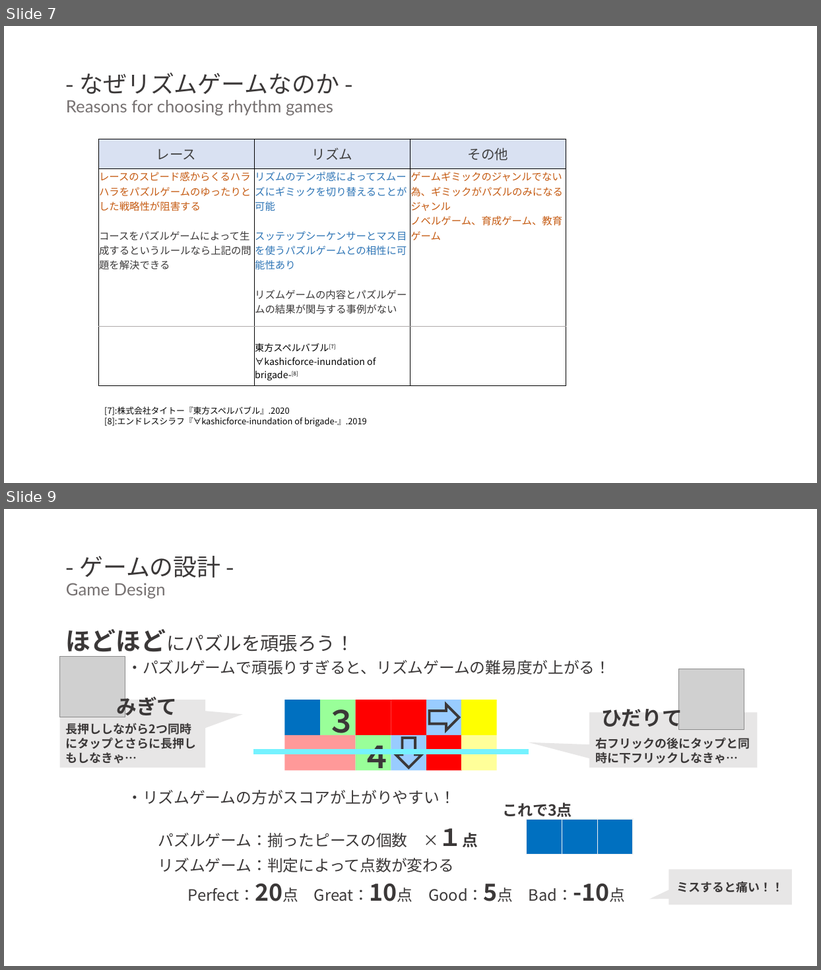
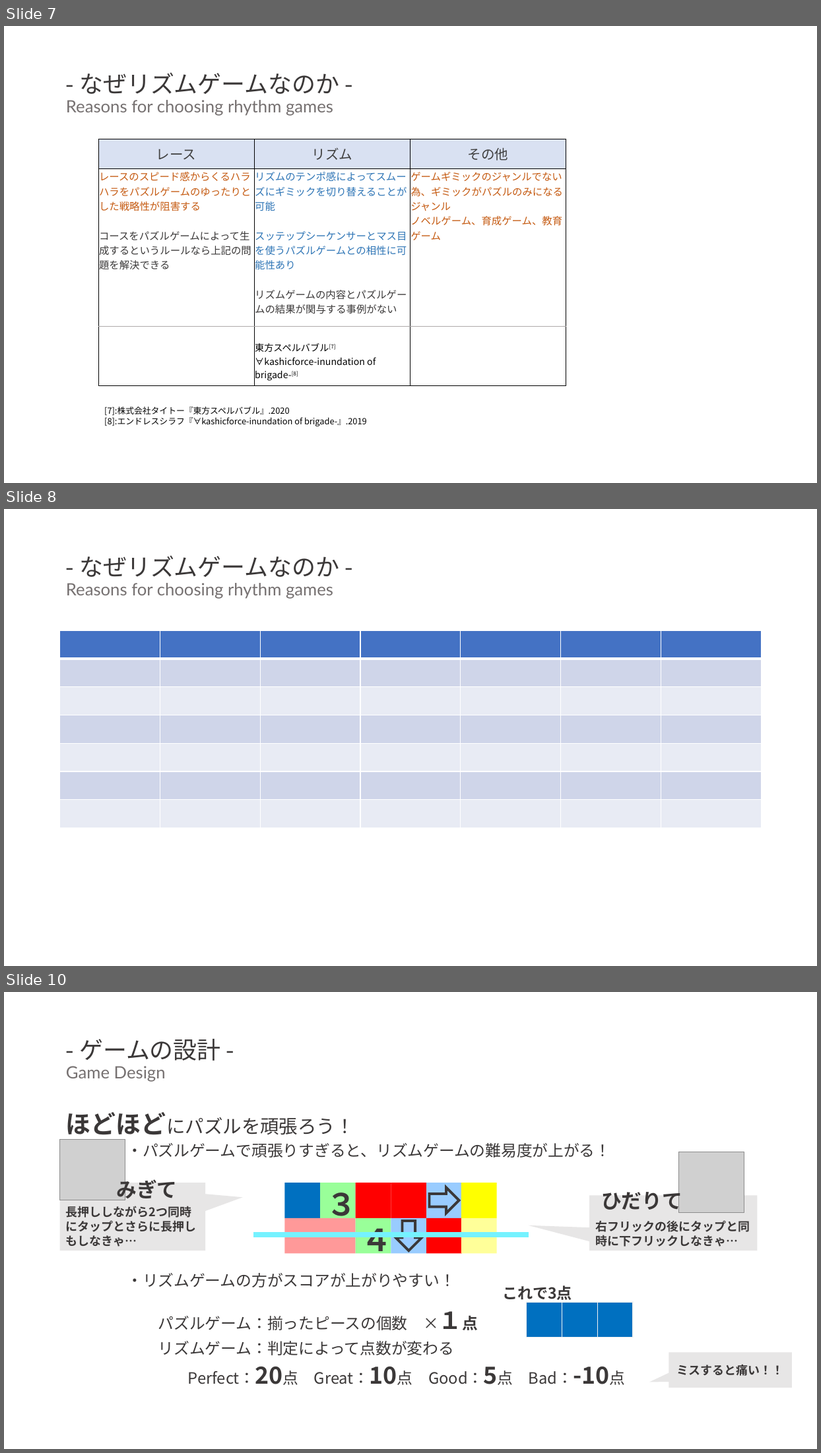
Before and after one commit to sakamana/PuzzleSoundGames, a slide deck: 卒研発表_佐久間.pptx. Shown one above the other, each under a label of ours: slides 7 and 9 before the commit, slides 7, 8 and 10 after it; the slides between them are not shown. The pictures are 821x970 and 821x1453 pixels, drawn with LibreOffice and Linux fonts; fonts in the diff are those of the drawing; grey boxes stand for pictures. Boxes give left, top, right and bottom in pixels: in the first picture for what was removed or moved away, otherwise in the second. Text is boxed around its words. In the diff, an @@ line names an element or a change of style, - is before the commit and + after.

```diff
--- a/卒研発表_佐久間.pptx
+++ b/卒研発表_佐久間.pptx
@@ slide 8 added at bbox=[4, 509, 817, 966], background #FFFFFF @@
@@ title added at bbox=[66, 555, 339, 599], 20 pt, text #767171 @@
+- なぜリズムゲームなのか -
+Reasons for choosing rhythm games
@@ table added at bbox=[60, 631, 760, 804], 7 rows, 7 columns @@
+ |  |  |  |  |  | 
+ |  |  |  |  |  | 
+ |  |  |  |  |  | 
+ |  |  |  |  |  | 
+ |  |  |  |  |  | 
+ |  |  |  |  |  | 
+ |  |  |  |  |  | 
@@ what was slide 9 is now slide 10 @@
```
Also in this commit, not shown: 2 slides changed.
